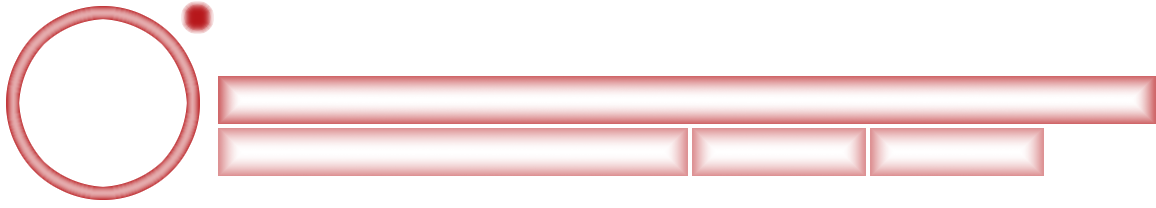
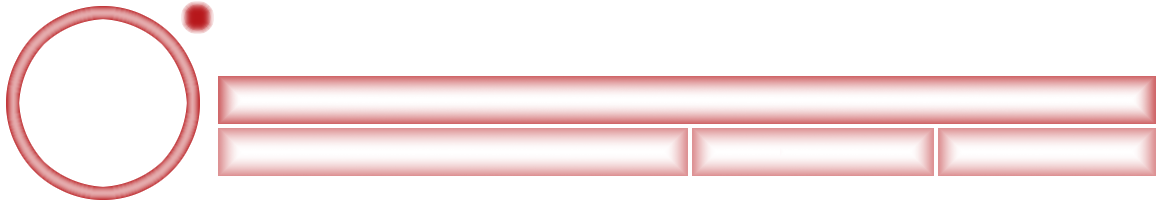
Layers edited between the first and the second 1156px x 208px image:
painted on "маска нижние бары" over [left=780, top=128, right=1156, bottom=176]
